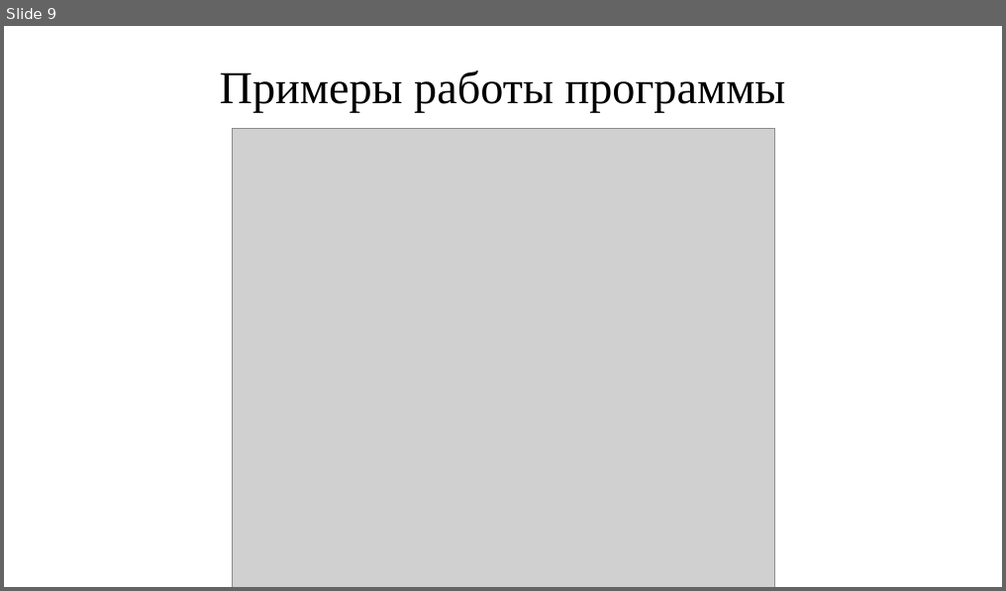
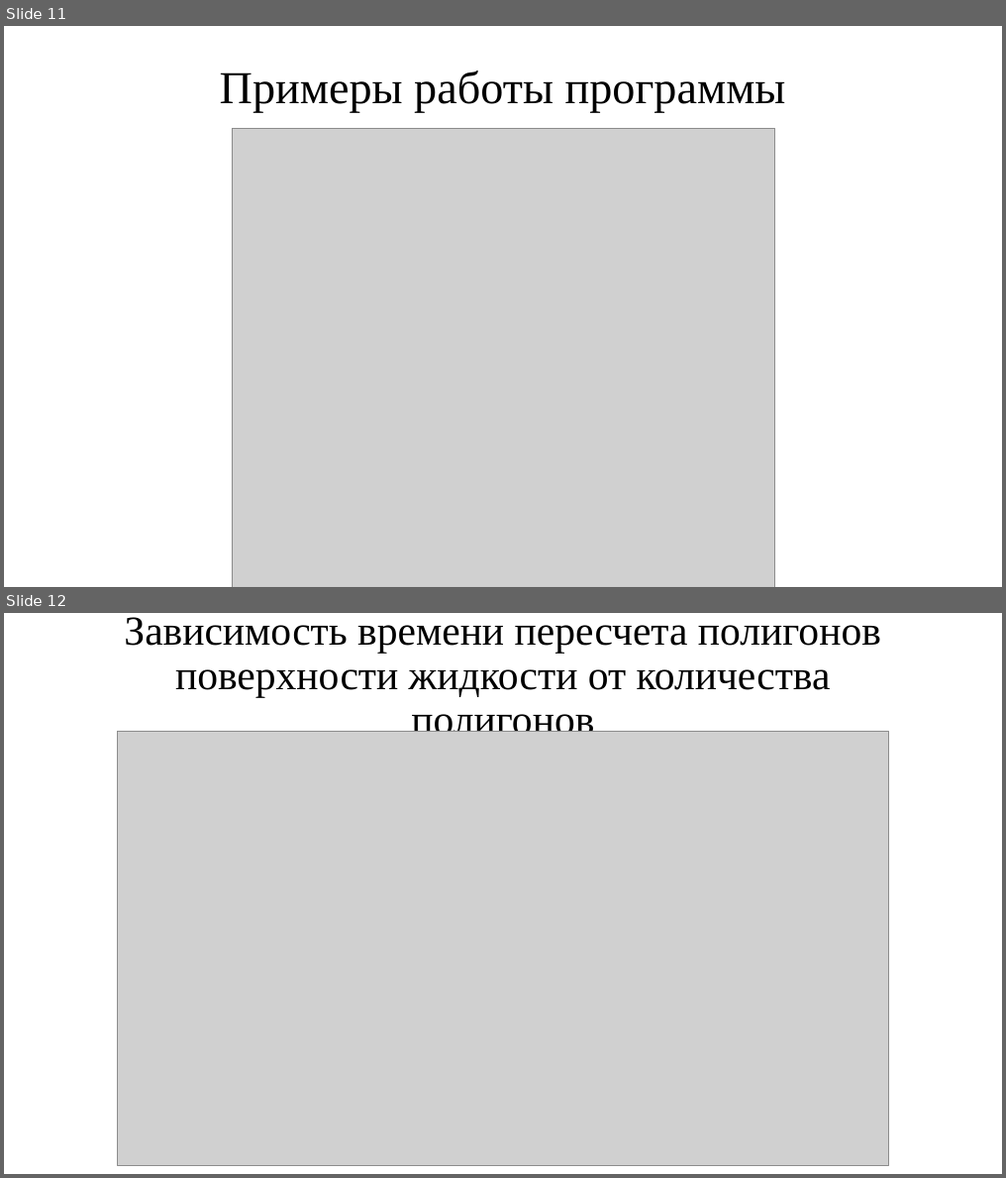
Before and after one commit to EmirShimshir/BMSTU_sem5_CG_CUR, a slide deck: doc/pres.pptx. Shown one above the other, each under a label of ours: slide 9 before the commit, slides 11 and 12 after it. The pictures are 1006x591 and 1006x1178 pixels, drawn with LibreOffice and Linux fonts; fonts in the diff are those of the drawing; grey boxes stand for pictures. Boxes give left, top, right and bottom in pixels: in the first picture for what was removed or moved away, otherwise in the second. Text is boxed around its words. In the diff, an @@ line names an element or a change of style, - is before the commit and + after.

```diff
--- a/doc/pres.pptx
+++ b/doc/pres.pptx
@@ slide 12 added at (x1=4, y1=613, x2=1002, y2=1174), background #FFFFFF @@
@@ title added at (x1=124, y1=617, x2=881, y2=742), 39.6 pt, text #000000 @@
+Зависимость времени пересчета полигонов поверхности жидкости от количества полигонов
@@ picture added at (x1=117, y1=732, x2=889, y2=1166) @@
@@ what was slide 9 is now slide 11 @@
```
Also in this commit, not shown: 5 slides changed, 3 other slides added, 6 other files.
